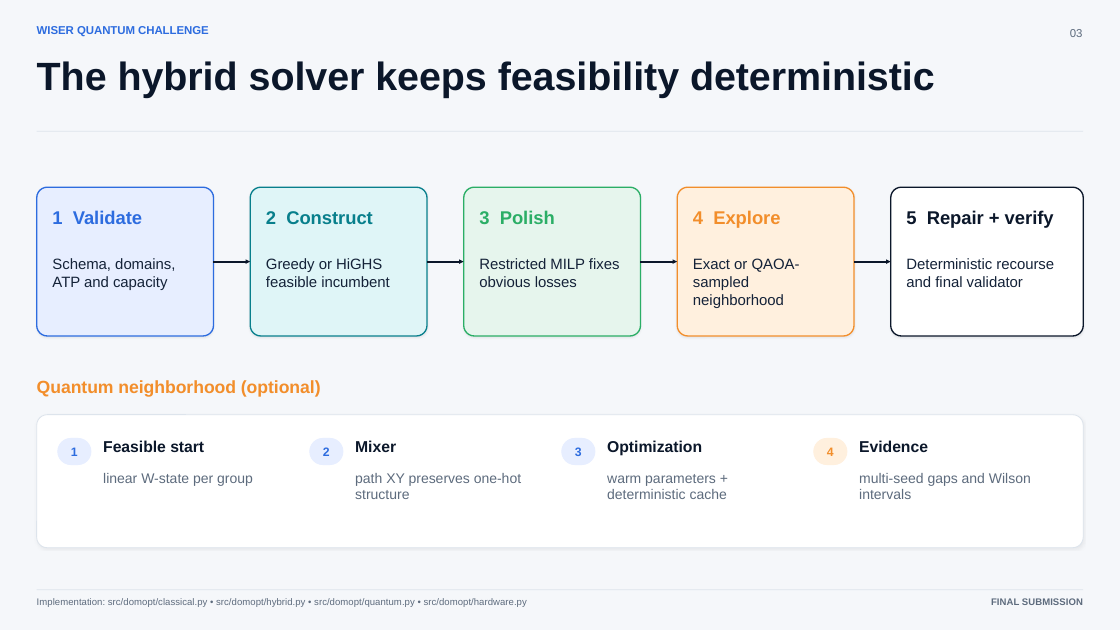
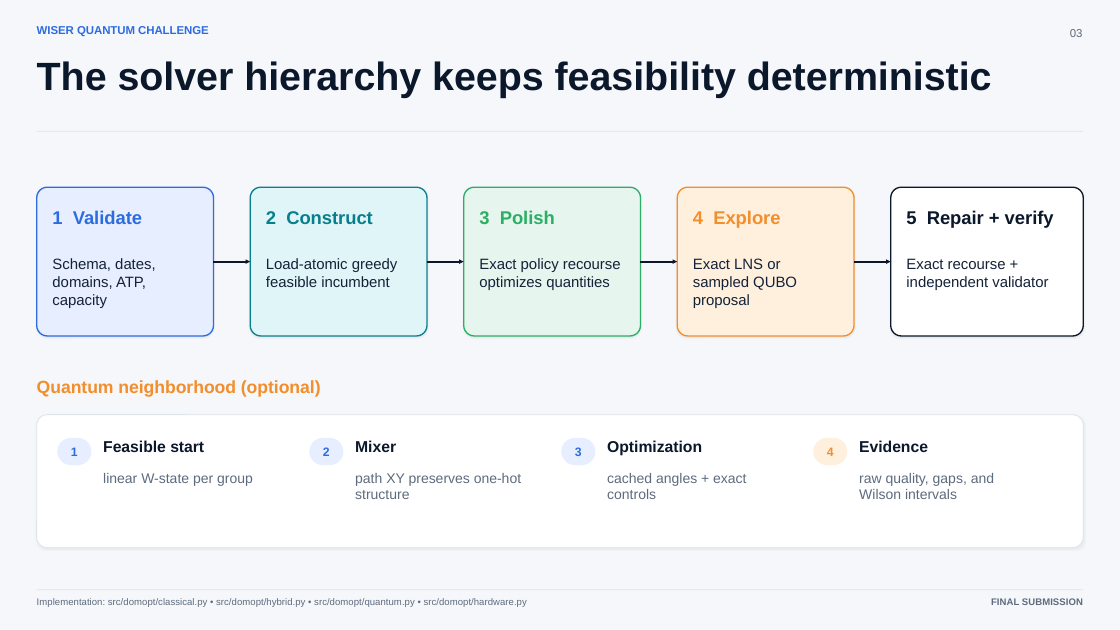
Before and after one commit to apomorovv/wiser-dom-optimization, a slide deck: slide 3 of reports/final_presentation.pptx. Drawn at 1120x630 pixels with LibreOffice and Linux fonts; fonts in the diff are those of the drawing. Boxes give left, top, right and bottom in pixels: in the first picture for what was removed or moved away, otherwise in the second. Text is boxed around its words. In the diff, an @@ line names an element or a change of style, - is before the commit and + after.

Commit message:
Finalize scalable solver submission with corrected report mathematics

```diff
--- a/reports/final_presentation.pptx
+++ b/reports/final_presentation.pptx
@@ text at bbox=[37, 61, 992, 97]: text changed @@
-The hybrid solver keeps feasibility deterministic
+The solver hierarchy keeps feasibility deterministic
@@ text at bbox=[52, 258, 155, 308]: text changed @@
-Schema, domains, ATP and capacity
+Schema, dates, domains, ATP, capacity
@@ text at bbox=[266, 258, 397, 287]: text changed @@
-Greedy or HiGHS feasible incumbent
+Load-atomic greedy feasible incumbent
@@ text at bbox=[479, 258, 621, 290]: text changed @@
-Restricted MILP fixes obvious losses
+Exact policy recourse optimizes quantities
@@ text at bbox=[693, 258, 797, 308]: text changed @@
-Exact or QAOA-sampled neighborhood
+Exact LNS or sampled QUBO proposal
@@ text at bbox=[906, 258, 1048, 290]: text changed @@
-Deterministic recourse and final validator
+Exact recourse + independent validator
@@ text at bbox=[607, 473, 746, 499]: text changed @@
-warm parameters + deterministic cache
+cached angles + exact controls
@@ text at bbox=[859, 473, 994, 499]: text changed @@
-multi-seed gaps and Wilson intervals
+raw quality, gaps, and Wilson intervals
```
Also in this commit, not shown: 6 other slides changed, 47 other files.
